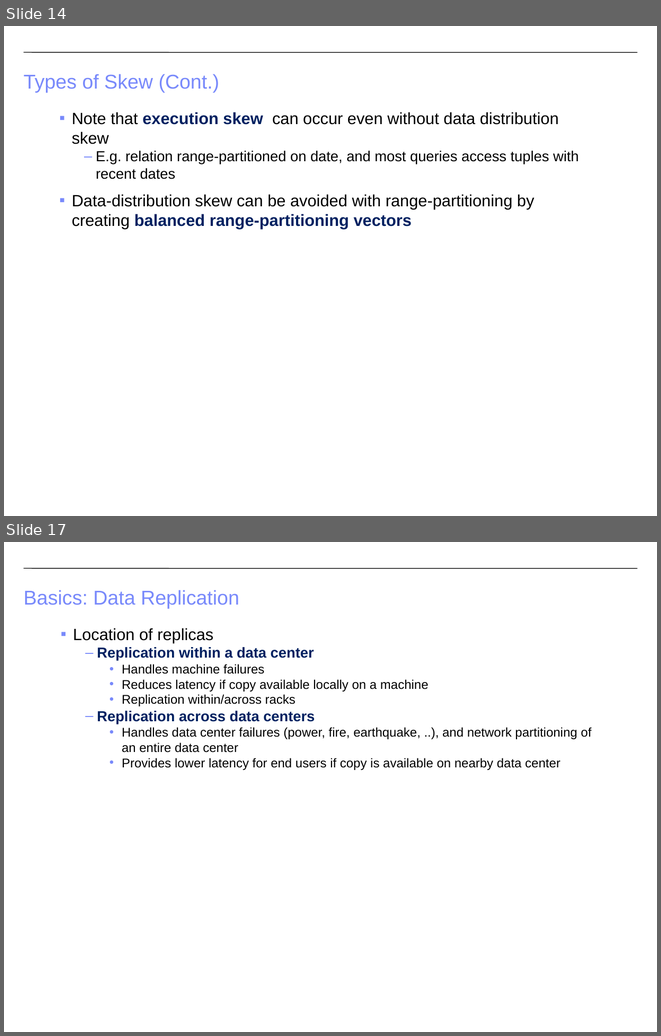
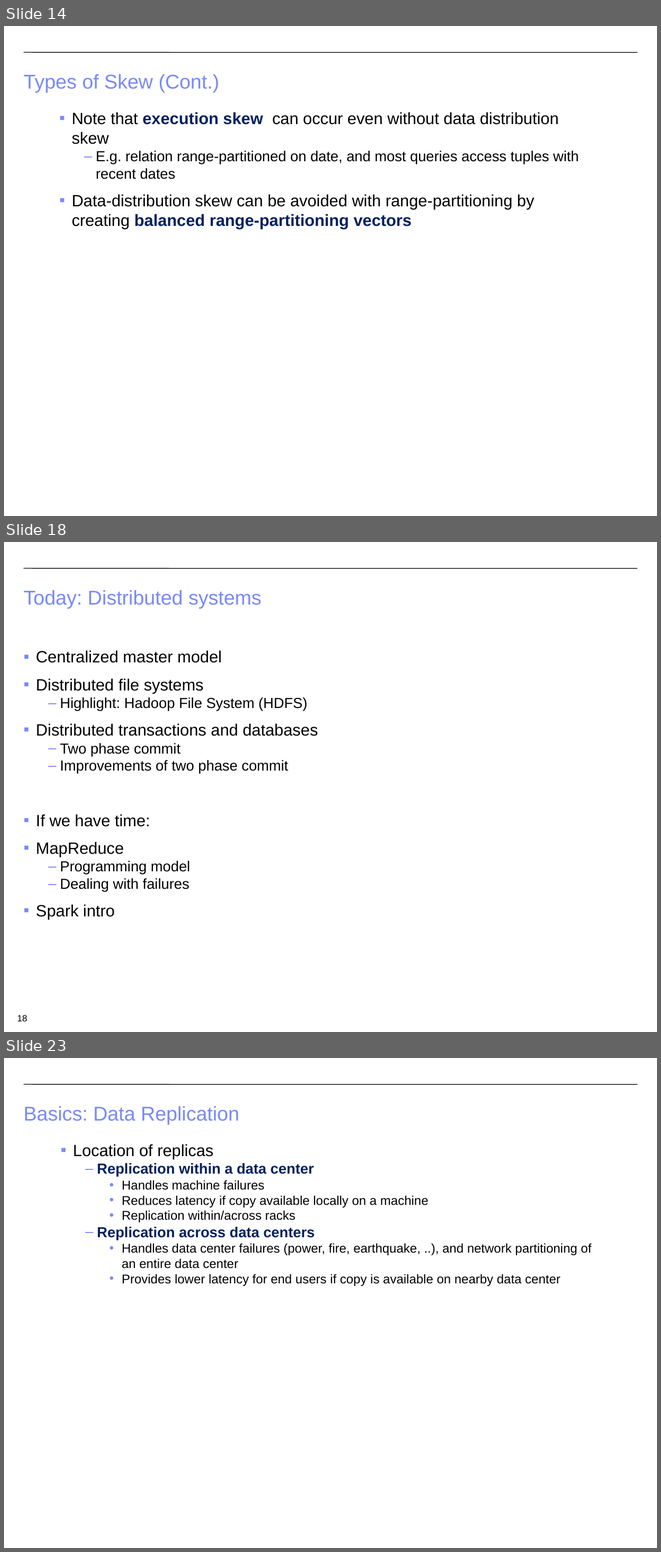
Before and after one commit to CS-W4121/cs-w4121.github.io, a slide deck: slides/Topic 5 - Distributed File Systems and Databases.pptx. Shown one above the other, each under a label of ours: slides 14 and 17 before the commit, slides 14, 18 and 23 after it; the slides between them are not shown. The pictures are 661x1036 and 661x1552 pixels, drawn with LibreOffice and Linux fonts; fonts in the diff are those of the drawing. Boxes give left, top, right and bottom in pixels: in the first picture for what was removed or moved away, otherwise in the second. Text is boxed around its words. In the diff, an @@ line names an element or a change of style, - is before the commit and + after.

```diff
--- a/slides/Topic 5 - Distributed File Systems and Databases.pptx
+++ b/slides/Topic 5 - Distributed File Systems and Databases.pptx
@@ slide 18 added at (x1=4, y1=542, x2=657, y2=1032), background #FFFFFF; not listed: 1 template element that a slide beside it also shows @@
@@ title added at (x1=24, y1=590, x2=262, y2=609), 22 pt, text #7889FB @@
+Today: Distributed systems
@@ text added at (x1=36, y1=650, x2=318, y2=919), 18 pt, text #000000 @@
+▪ Centralized master model
+▪ Distributed file systems
+  – Highlight: Hadoop File System (HDFS)
+▪ Distributed transactions and databases
+  – Two phase commit
+  – Improvements of two phase commit
+▪ If we have time:
+▪ MapReduce
+  – Programming model
+  – Dealing with failures
+▪ Spark intro
@@ page number added at (x1=17, y1=1015, x2=27, y2=1021), 10 pt, text #000000 @@
+18
@@ what was slide 17 is now slide 23 @@
```
Also in this commit, not shown: 12 slides changed, 5 other slides added, 3 other files.
